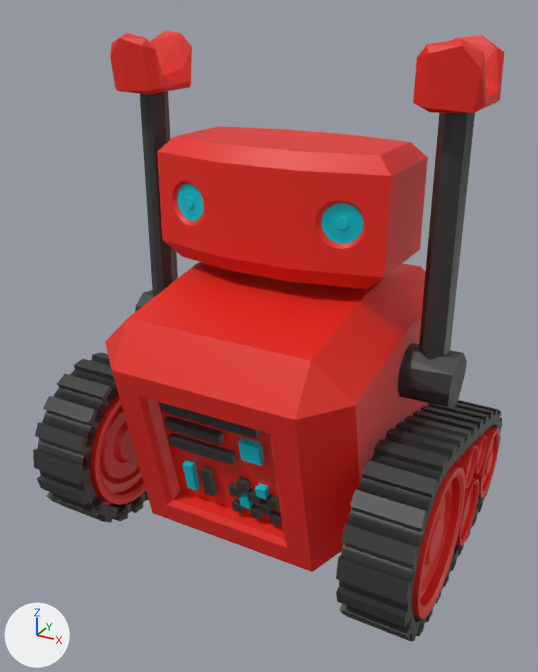
A saved change to the FBX model Assets/Models/Player/Player_robot.fbx.
One viewpoint serves both versions: a 50 mm lens placed at (1.18, -2.4, 2.02), pointed at (-0.1, -0.07, 0.86). Every picture has the same lights, and +X, +Y and +Z are marked at lower left. Where no turn or scale is listed for an object, it has been applied to the vertices. Vertices at the same position are counted once.
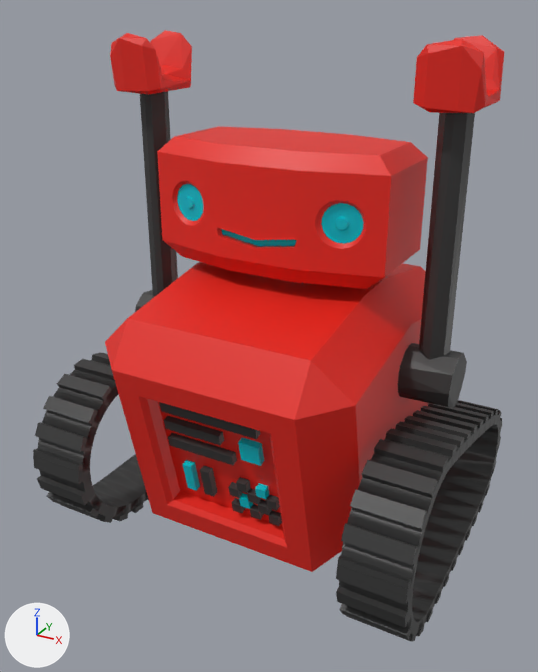
What differs and where, as boxes [x1, y1, x2, y2] in the pictures (538 x 672 px):
'Cylinder', deleted (red): before [90, 394, 466, 619]
'Cylinder.001', deleted (red): before [472, 427, 500, 498]
'Cylinder.003', deleted (red): before [456, 478, 479, 546]
'Cylinder.002', deleted (red): before [454, 445, 478, 488]
'Cylinder.004', deleted: before [472, 434, 487, 474]
part 1 of me_cube_003, built on: [181, 129, 350, 544] in both

The change, as a list of edits to the scene's bpy script:
```text
Change me_cube_003:
    used by ob_cube_002; location = (-0.072, 0.029, 0.633)
    remove me_cube_003.from_pydata(...)  # 562 vertices, 508 faces; spans x -0.502..0.502, y -0.644..0.636, z -0.483..0.961
    add me_cube_003.from_pydata(...)  # 601 vertices, 545 faces; spans x -0.502..0.502, y -0.644..0.636, z -0.483..0.961
    me_cube_003 part 1
    2 vertices are removed from x -0.151..0.151, y -0.254, z 0.739
    31 faces are deleted
    16 vertices are added at x -0.159..0.159, y -0.624..0.221, z -0.395..0.676
    11 new vertices lie (-0.04, 0.0, 0.0) away from vertices in x 0.04, y -0.644..0.636, z -0.483..0.485
    6 new vertices lie (-0.151, 0.0, 0.0) away from vertices in x 0.151, y -0.255..0.257, z 0.568..0.961
    8 new vertices lie (0.0, 0.026, 0.0) away from vertices in x -0.159..0.159, y -0.254..-0.252, z 0.623..0.676
    60 new faces join them, mat_colour (red #e72316)
    8 new faces join them, mat_material_001 (cyan #00c3d1)
Remove ob_cylinder:
    ob_cylinder = bpy.data.objects.new('Cylinder', me_cylinder_016)
    ob_cylinder.location = (0.582, -0.317, 0.356)
Remove ob_cylinder_002:
    ob_cylinder_002 = bpy.data.objects.new('Cylinder.002', me_cylinder_020)
    ob_cylinder_002.location = (0.582, 0.03, 0.455)
Remove ob_cylinder_003:
    ob_cylinder_003 = bpy.data.objects.new('Cylinder.003', me_cylinder_018)
    ob_cylinder_003.location = (0.582, 0.077, 0.219)
Remove ob_cylinder_001:
    ob_cylinder_001 = bpy.data.objects.new('Cylinder.001', me_cylinder_017)
    ob_cylinder_001.location = (0.582, 0.404, 0.256)
Remove ob_cylinder_004:
    ob_cylinder_004 = bpy.data.objects.new('Cylinder.004', me_cylinder_019)
    ob_cylinder_004.location = (0.582, 0.198, 0.414)
```
